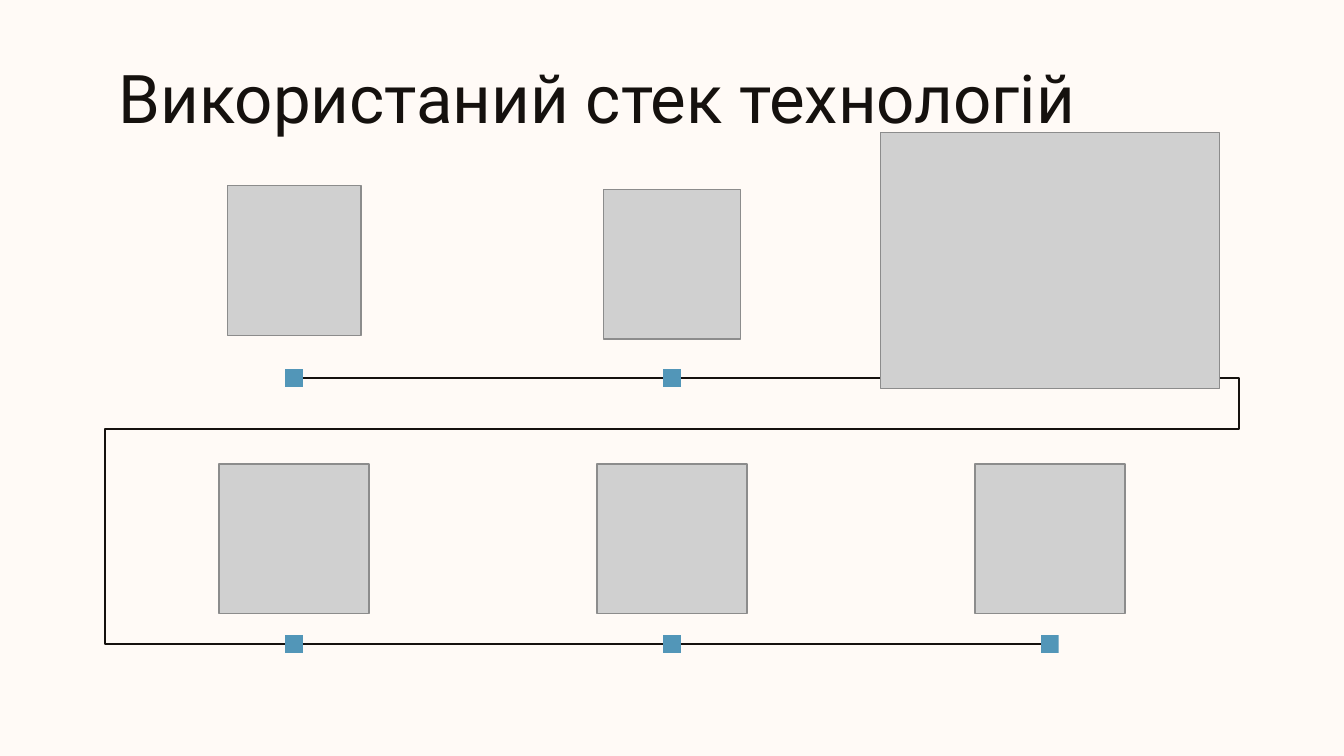
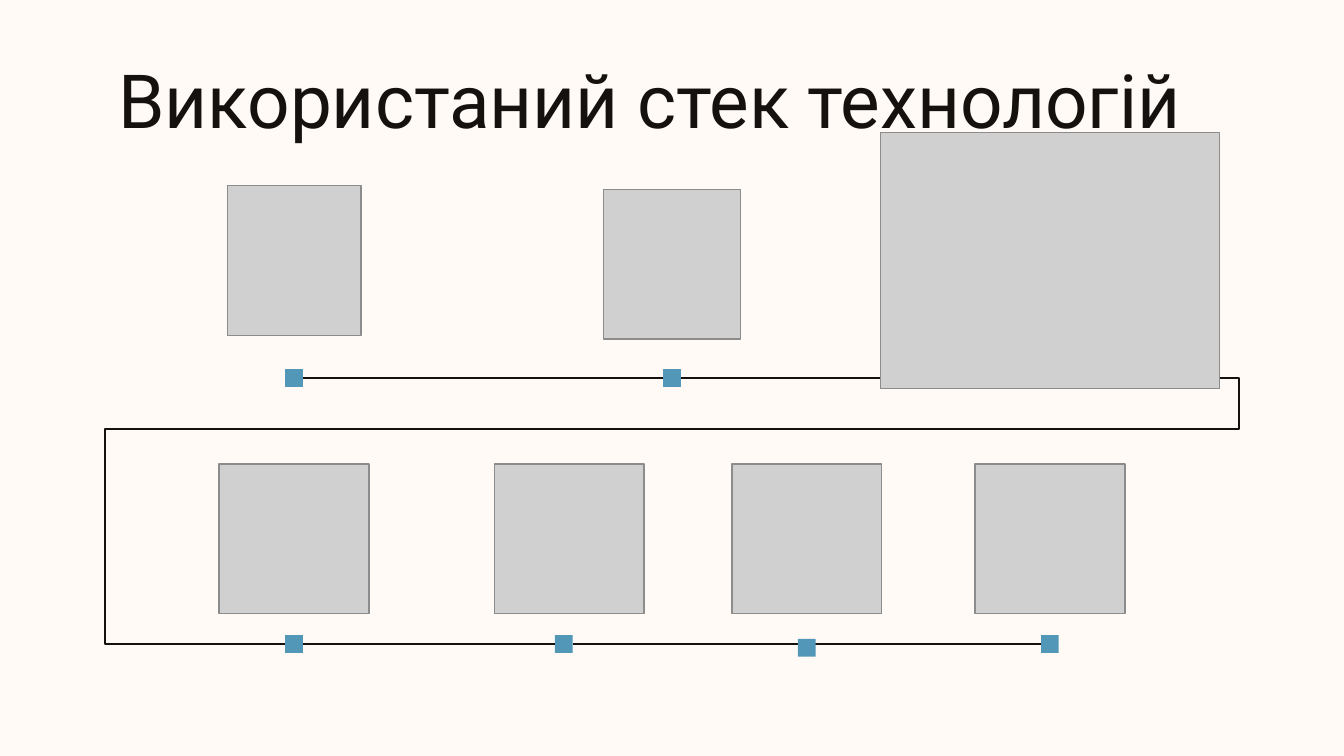
Before and after one commit to johnburitto/VMControlPanel, a slide deck: slide 6 of Презентація.pptx. Drawn at 1344x756 pixels with LibreOffice and Linux fonts; fonts in the diff are those of the drawing; grey boxes stand for pictures. Boxes give left, top, right and bottom in pixels: in the first picture for what was removed or moved away, otherwise in the second. Text is boxed around its words. In the diff, an @@ line names an element or a change of style, - is before the commit and + after.

```diff
--- a/Презентація.pptx
+++ b/Презентація.pptx
@@ title "Використаний стек технологій" at (119, 74, 1181, 145): size 36 to 40 pt @@
@@ picture: place and size @@
-picture at (597, 464, 747, 614)
+picture at (495, 464, 645, 614)
@@ picture added at (732, 464, 883, 614) @@
@@ line moved from (302, 644) - (663, 644) to (302, 644) - (555, 644) @@
@@ rectangle: place and size @@
-rectangle at (663, 636, 680, 653)
+rectangle at (555, 636, 573, 653)
@@ line moved from (681, 644) - (1042, 644) to (573, 644) - (1042, 644) @@
@@ rectangle added at (798, 638, 816, 656), fill #5296B8 @@
```
Also in this commit, not shown: 12 other slides changed, 3 slides added, 8 slides removed, 12 other files.
